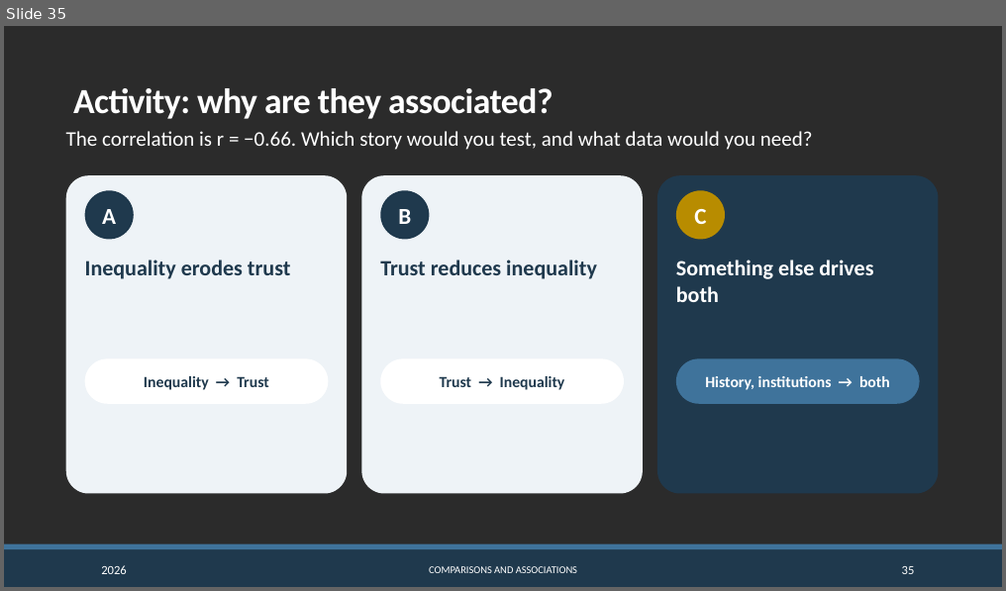
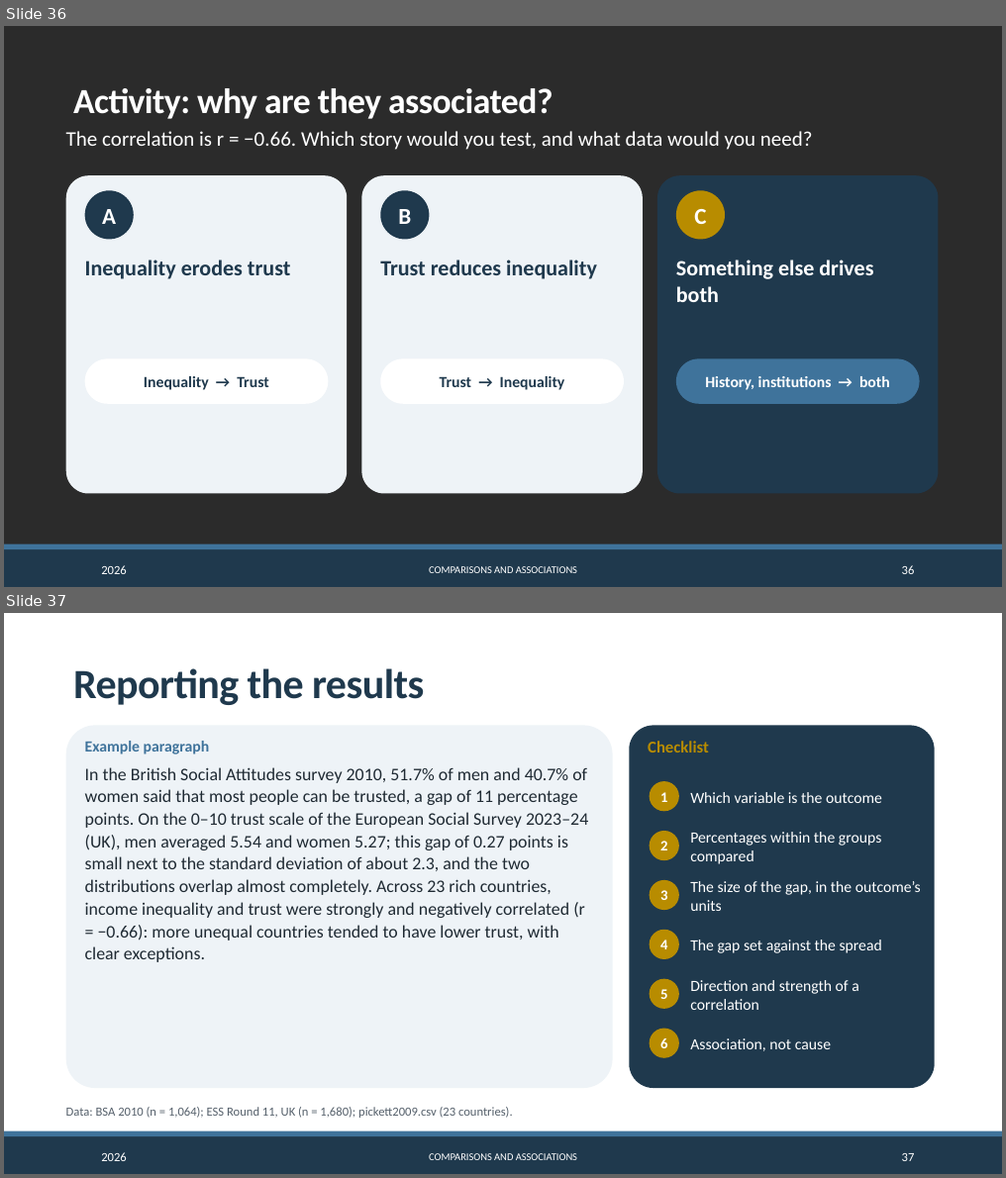
Before and after one commit to CGMoreh/SOC2069-QUANT-26, a slide deck: Materials/Slides/slides_w2.pptx. Shown one above the other, each under a label of ours: slide 35 before the commit, slides 36 and 37 after it. The pictures are 1006x591 and 1006x1178 pixels, drawn with LibreOffice and Linux fonts; fonts in the diff are those of the drawing; background and template pictures are left out; a plain dark background stands for a picture behind light text. Boxes give left, top, right and bottom in pixels: in the first picture for what was removed or moved away, otherwise in the second. Text is boxed around its words. In the diff, an @@ line names an element or a change of style, - is before the commit and + after.

```diff
--- a/Materials/Slides/slides_w2.pptx
+++ b/Materials/Slides/slides_w2.pptx
@@ slide 37 added at box(4, 613, 1002, 1174), background #FFFFFF; not listed: 2 template elements that a slide beside it also shows @@
@@ title added at box(73, 668, 424, 705), 40 pt, text #20394E, bold @@
+Reporting the results
@@ rounded rectangle added at box(66, 725, 613, 1088), fill #EEF3F7 @@
@@ rounded rectangle added at box(629, 725, 935, 1088), fill #1F394D @@
@@ text added at box(85, 741, 588, 962), 17 pt, text #1F2A33 @@
+Example paragraph
+In the British Social Attitudes survey 2010, 51.7% of men and 40.7% of women said that most people can be trusted, a gap of 11 percentage points. On the 0–10 trust scale of the European Social Survey 2023–24 (UK), men averaged 5.54 and women 5.27; this gap of 0.27 points is small next to the standard deviation of about 2.3, and the two distributions overlap almost completely. Across 23 rich countries, income inequality and trust were strongly and negatively correlated (r = −0.66): more unequal countries tended to have lower trust, with clear exceptions.
@@ text added at box(648, 741, 709, 753), 16 pt, text #B88C00, bold @@
+Checklist
@@ ellipse added at box(649, 781, 679, 811), fill #B88C00, 14 pt, text #FFFFFF, bold @@
+1
@@ text added at box(690, 792, 882, 803), 15 pt, text #FFFFFF @@
+Which variable is the outcome
@@ ellipse added at box(649, 831, 679, 861), fill #B88C00, 14 pt, text #FFFFFF, bold @@
+2
@@ text added at box(690, 832, 882, 864), 15 pt, text #FFFFFF @@
+Percentages within the groups compared
@@ ellipse added at box(649, 880, 679, 910), fill #B88C00, 14 pt, text #FFFFFF, bold @@
+3
@@ text added at box(690, 881, 921, 911), 15 pt, text #FFFFFF @@
+The size of the gap, in the outcome’s units
@@ ellipse added at box(649, 930, 679, 959), fill #B88C00, 14 pt, text #FFFFFF, bold @@
+4
@@ text added at box(690, 940, 882, 954), 15 pt, text #FFFFFF @@
+The gap set against the spread
@@ ellipse added at box(649, 979, 679, 1009), fill #B88C00, 14 pt, text #FFFFFF, bold @@
+5
@@ text added at box(690, 980, 859, 1010), 15 pt, text #FFFFFF @@
+Direction and strength of a correlation
@@ ellipse added at box(649, 1029, 679, 1059), fill #B88C00, 14 pt, text #FFFFFF, bold @@
+6
@@ text added at box(690, 1039, 831, 1052), 15 pt, text #FFFFFF @@
+Association, not cause
@@ text added at box(66, 1107, 513, 1118), 12 pt, text #55606B @@
+Data: BSA 2010 (n = 1,064); ESS Round 11, UK (n = 1,680); pickett2009.csv (23 countries).
@@ text added at box(101, 1153, 126, 1161), 12 pt, text #FFFFFF @@
+2026
@@ text added at box(429, 1154, 577, 1160), 10 pt, text #FFFFFF @@
+COMPARISONS AND ASSOCIATIONS
@@ page number added at box(902, 1154, 915, 1161), 12 pt, text #FFFFFF @@
+37
@@ what was slide 35 is now slide 36 @@
@@ page number at box(902, 566, 915, 574): text changed @@
-35
+36
```
Also in this commit, not shown: 5 slides changed, 2 other slides added, 36 other files.
